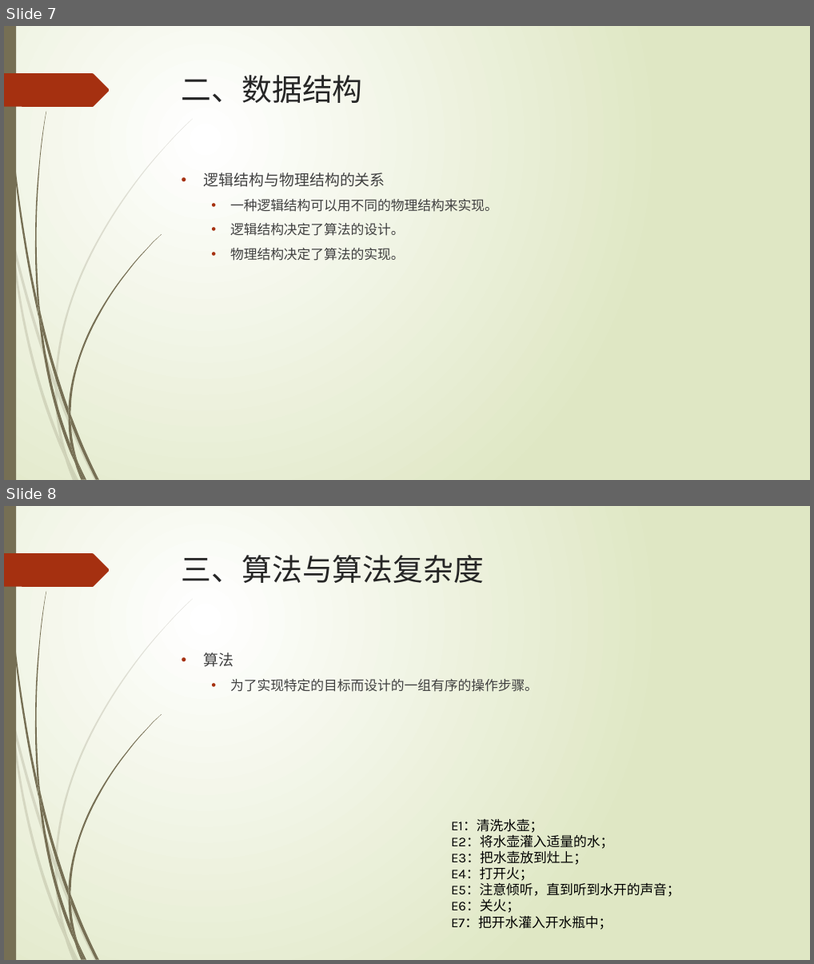
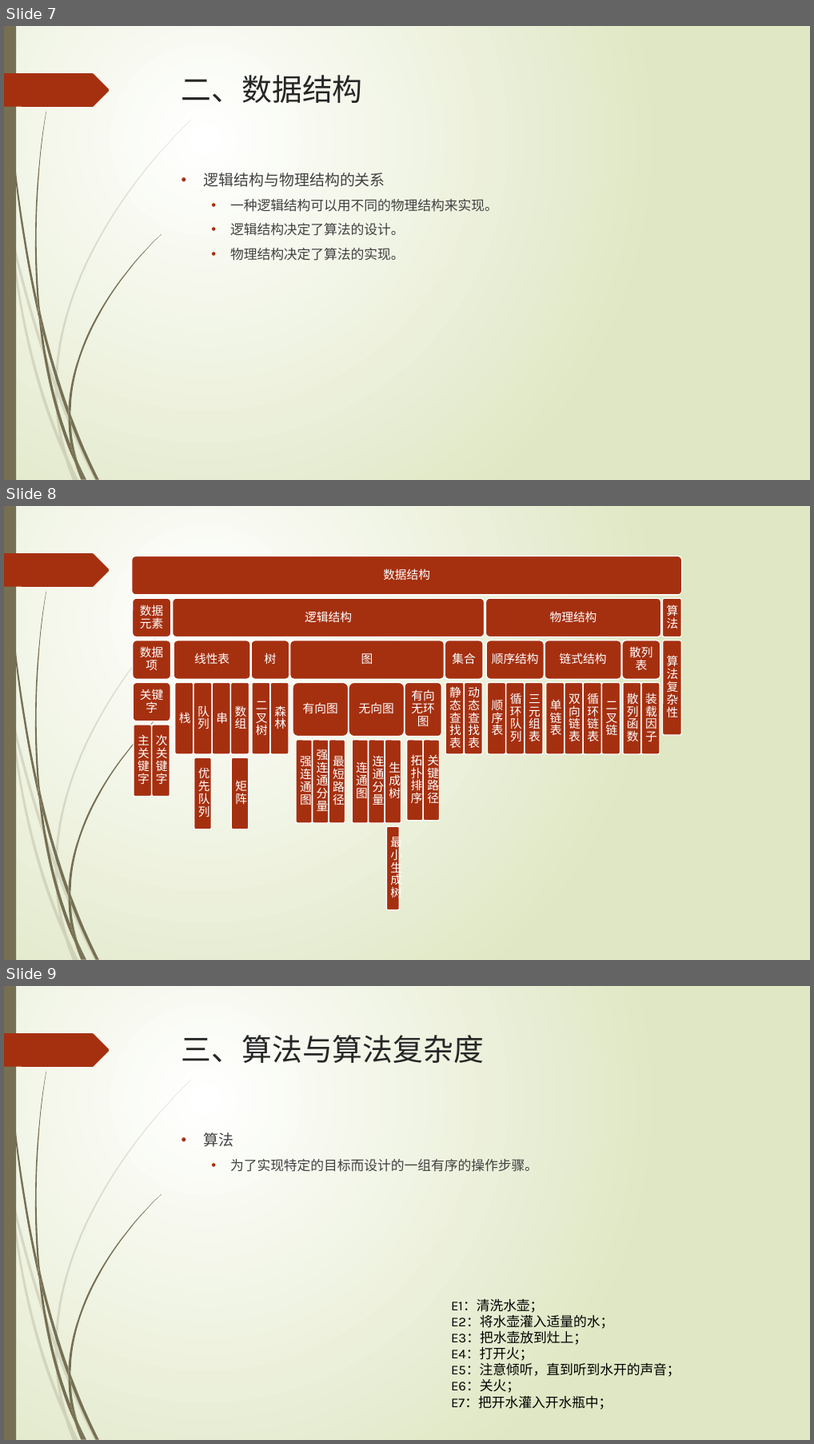
Before and after one commit to TeacherPeng/Datastruct, a slide deck: 教案/第01章 绪论.pptx. Shown one above the other, each under a label of ours: slides 7 and 8 before the commit, slides 7, 8 and 9 after it. The pictures are 814x964 and 814x1444 pixels, drawn with LibreOffice and Linux fonts; fonts in the diff are those of the drawing. Boxes give left, top, right and bottom in pixels: in the first picture for what was removed or moved away, otherwise in the second. Text is boxed around its words. In the diff, an @@ line names an element or a change of style, - is before the commit and + after.

```diff
--- a/教案/第01章 绪论.pptx
+++ b/教案/第01章 绪论.pptx
@@ slide 8 added at [4, 506, 810, 960], background gradient #FFFFFF to #DFE8C4; not listed: 24 template elements that a slide beside it also shows @@
@@ group added at [132, 556, 682, 910]: 48 rounded rectangles, 48 texts @@
+数据结构
+数据元素
+数据项
+关键字
+主关键字
+次关键字
+逻辑结构
+线性表
+栈
+队列
+优先队列
+串
+数组
+矩阵
+树
+二叉树
+森林
+图
+有向图
+强连通图
+强连通分量
+最短路径
+无向图
+连通图
+连通分量
+生成树
+最小生成树
+有向无环图
+拓扑排序
+关键路径
+集合
+静态查找表
+动态查找表
+物理结构
+顺序结构
+顺序表
+循环队列
+三元组表
+链式结构
+单链表
+双向链表
+循环链表
+二叉链
+散列表
+散列函数
+装载因子
+算法
+算法复杂性
@@ what was slide 8 is now slide 9 @@
```
Also in this commit, not shown: 1 other file.
